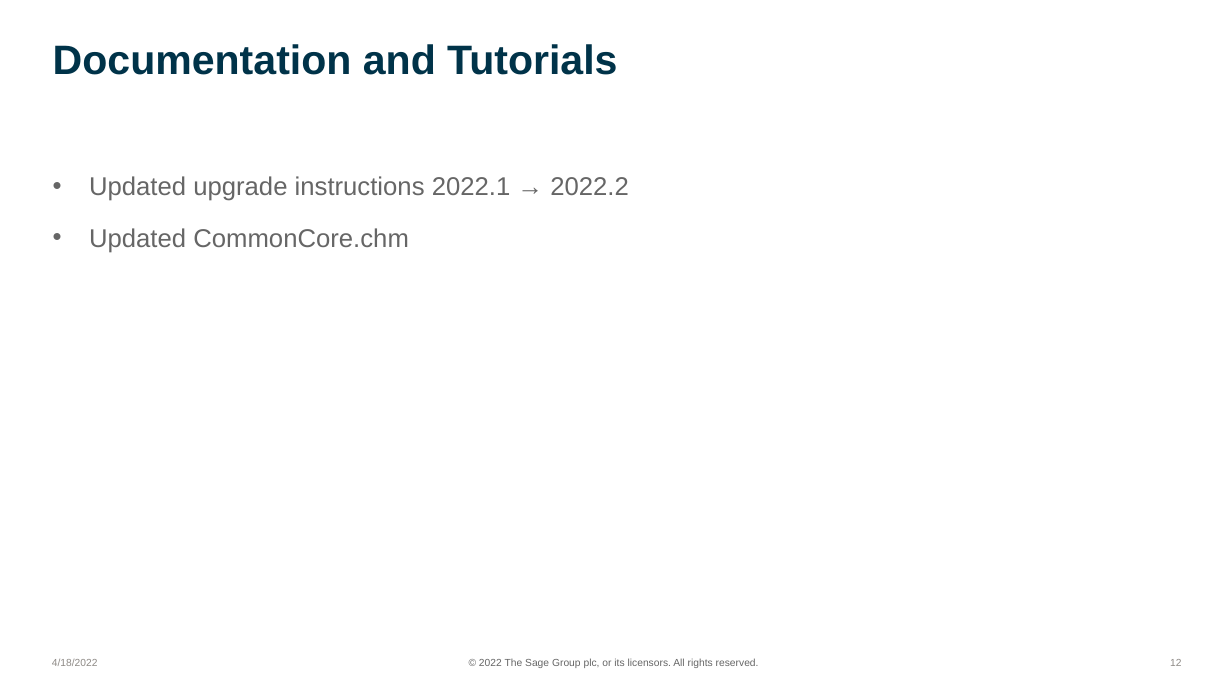
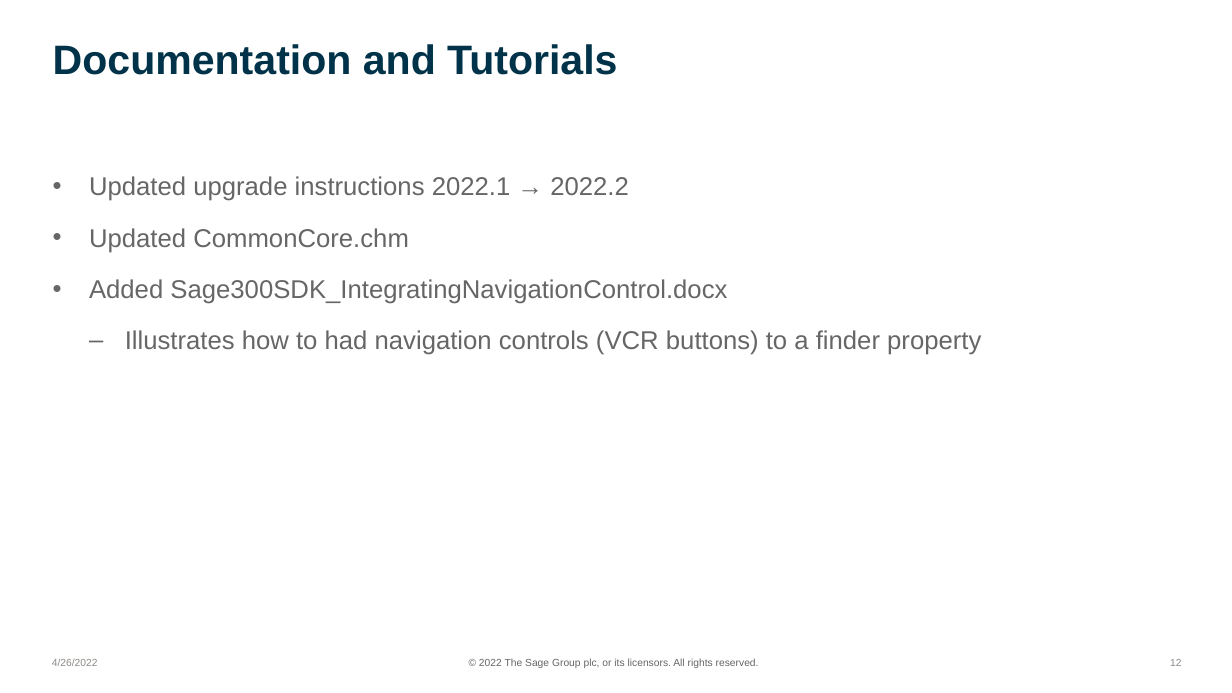
Before and after one commit to SageNADev/Sage300-SDK, a slide deck: slide 12 of docs/presentations/Sage300SDK_2022_2WebSDKOverview.pptx. Drawn at 1232x693 pixels with LibreOffice and Linux fonts; fonts in the diff are those of the drawing; background and template pictures are left out. Boxes give left, top, right and bottom in pixels: in the first picture for what was removed or moved away, otherwise in the second. Text is boxed around its words. In the diff, an @@ line names an element or a change of style, - is before the commit and + after.

Commit message:
Update document and what's new for 2022.2

```diff
--- a/docs/presentations/Sage300SDK_2022_2WebSDKOverview.pptx
+++ b/docs/presentations/Sage300SDK_2022_2WebSDKOverview.pptx
@@ text at [89, 279, 981, 355]: paragraphs added @@
+  • Added Sage300SDK_IntegratingNavigationControl.docx
+    – Illustrates how to had navigation controls (VCR buttons) to a finder property
```
Also in this commit, not shown: 14 other slides changed, 2 slides added, 1 other file.
